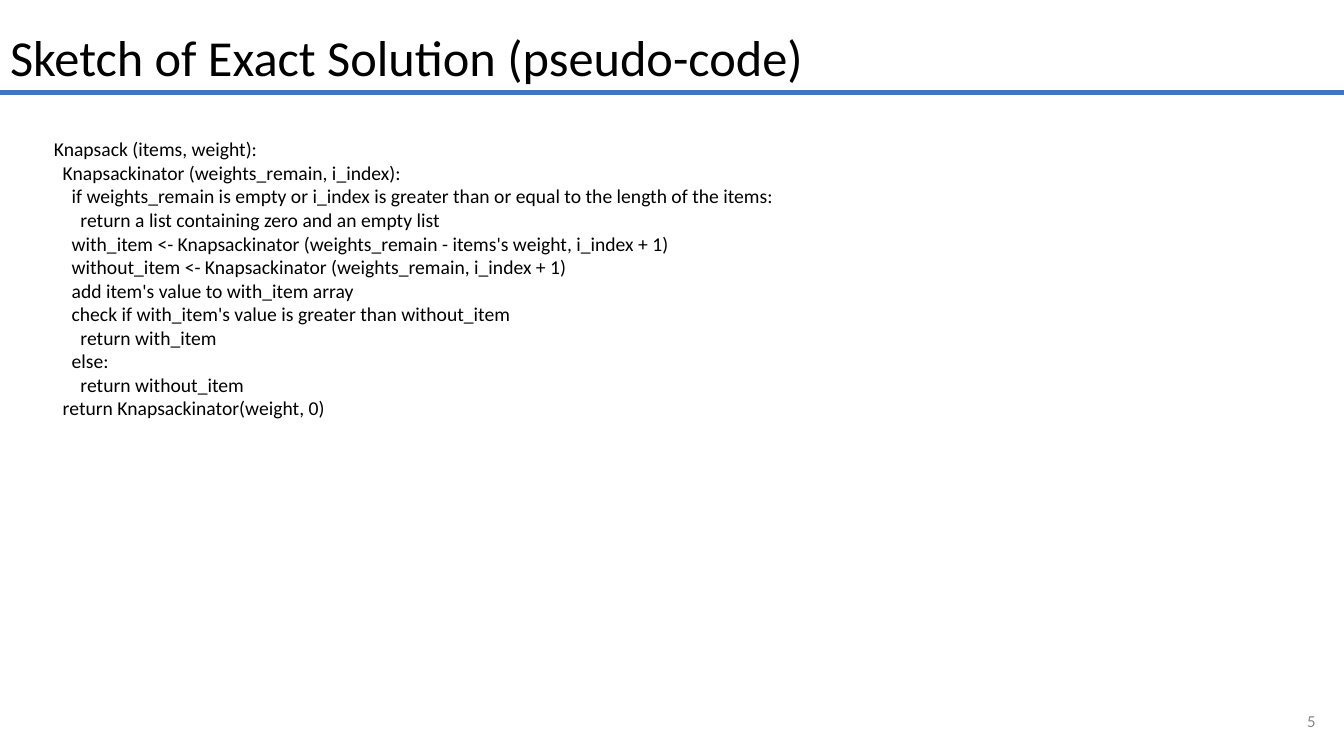
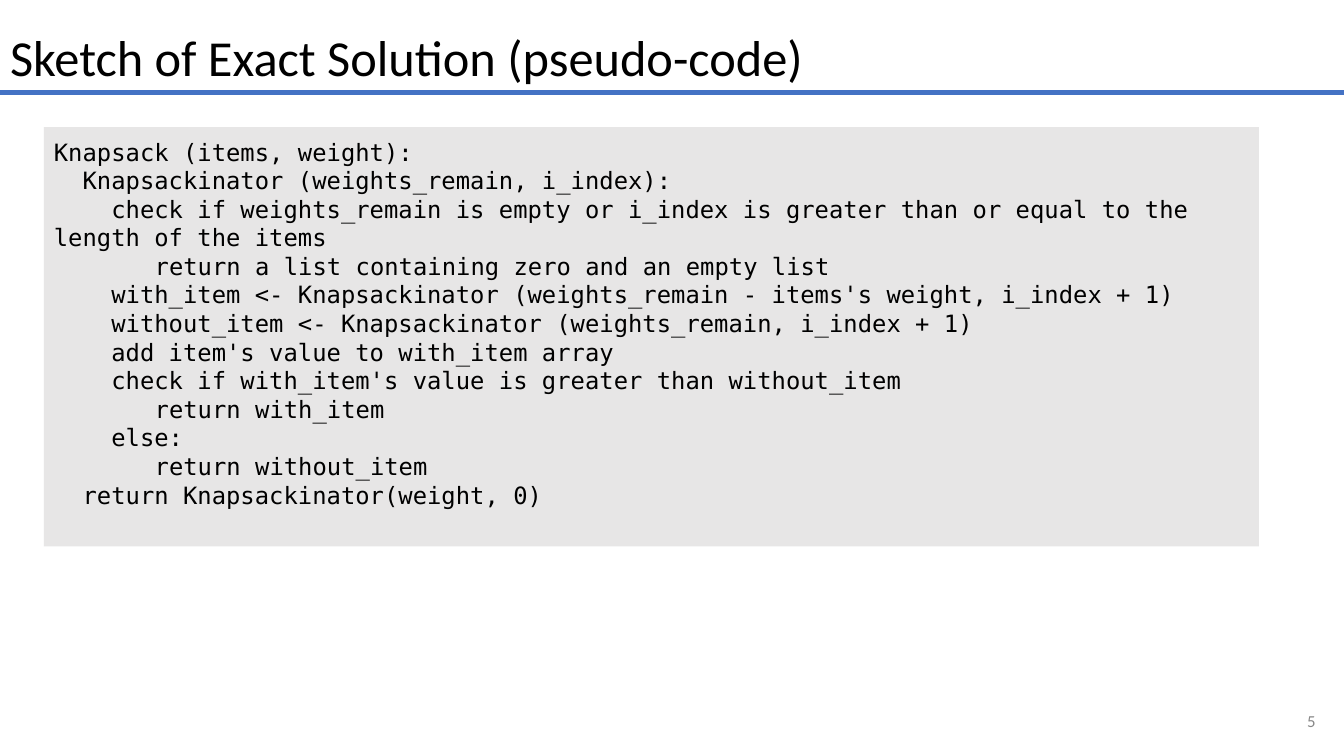
Before and after one commit to alyclark7557/approximation_presentation, a slide deck: slide 5 of approximation_presentation.pptx. Drawn at 1344x756 pixels with LibreOffice and Linux fonts; fonts in the diff are those of the drawing. Boxes give left, top, right and bottom in pixels: in the first picture for what was removed or moved away, otherwise in the second. Text is boxed around its words. In the diff, an @@ line names an element or a change of style, - is before the commit and + after.

```diff
--- a/approximation_presentation.pptx
+++ b/approximation_presentation.pptx
@@ rectangle "Knapsack (items, weight):": place and size @@
-rectangle "Knapsack (items, weight):" at [54, 142, 772, 419]
+rectangle "Knapsack (items, weight):" at [44, 127, 1260, 546]
@@ rectangle "Knapsack (items, weight):" at [44, 127, 1260, 546]: fill none to #E7E6E6 @@
@@ text in rectangle at [54, 143, 1174, 509]: size 14 to 17 pt, font Calibri to DejaVu Sans Mono in "Knapsack (items, weight):", "Knapsackinator (weights_remain, i_index):", "return a list containing zero and an ...", "with_item <- Knapsackinator (weights_remain - items's weight ..." and 7 more places @@
@@ text in rectangle at [54, 199, 1188, 251]: text changed; size 14 to 17 pt; font Calibri to DejaVu Sans Mono @@
-if weights_remain is empty or i_index is greater than or equal to the length of the items:
+check if weights_remain is empty or i_index is greater than or equal to the length of the items
```
Also in this commit, not shown: 2 other slides changed, 1 slide added, 1 slide removed.
